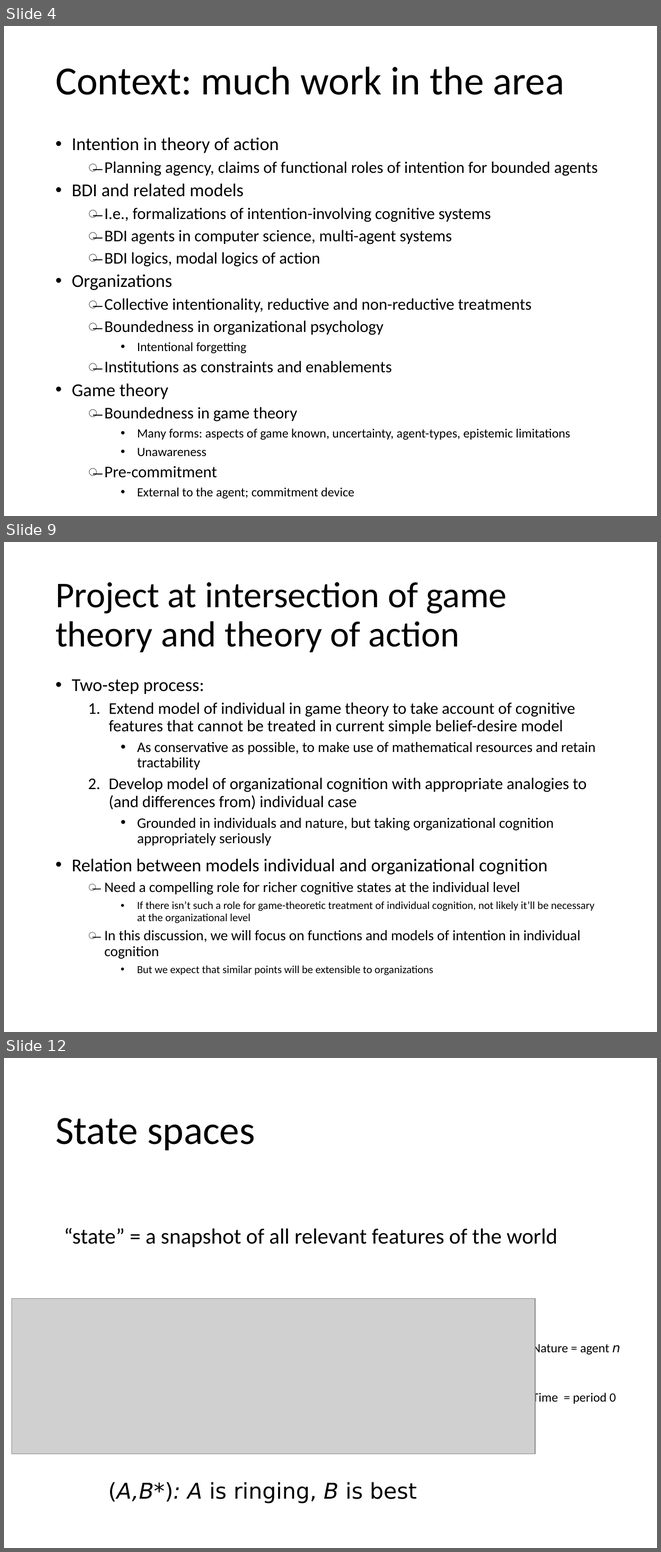
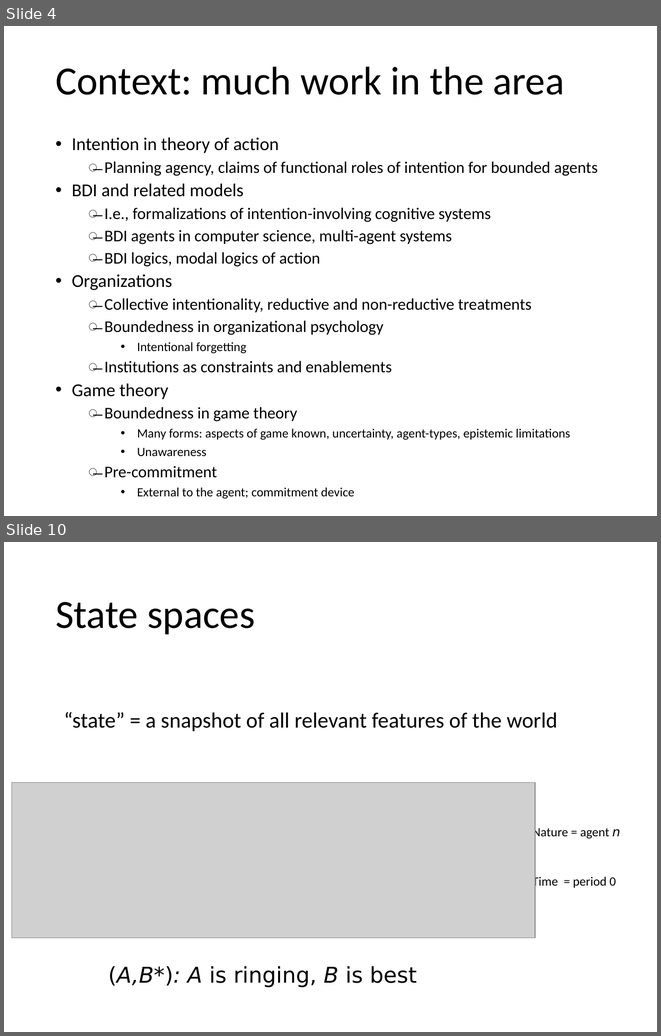
Before and after one commit to mdryall/Epstein-Ryall-Project-1, a slide deck: Preso_Mats/Game theory and intentions for SO2021 2.pptx. Shown one above the other, each under a label of ours: slides 4, 9 and 12 before the commit, slides 4 and 10 after it; the slides between them are not shown. The pictures are 661x1552 and 661x1036 pixels, drawn with LibreOffice and Linux fonts; fonts in the diff are those of the drawing; grey boxes stand for pictures. Boxes give left, top, right and bottom in pixels: in the first picture for what was removed or moved away, otherwise in the second. Text is boxed around its words. In the diff, an @@ line names an element or a change of style, - is before the commit and + after.

```diff
--- a/Preso_Mats/Game theory and intentions for SO2021 2.pptx
+++ b/Preso_Mats/Game theory and intentions for SO2021 2.pptx
@@ slide 9 removed at (x1=4, y1=542, x2=657, y2=1032), background #FFFFFF @@
@@ title removed at (x1=55, y1=582, x2=507, y2=652) @@
-Project at intersection of game theory and theory of action
@@ text removed at (x1=72, y1=679, x2=595, y2=975) @@
-• Two-step process:
-  1. Extend model of individual in game theory to take account of cognitive features that cannot be treated in current simple belief-desire model
-    • As conservative as possible, to make use of mathematical resources and retain tractability
-  2. Develop model of organizational cognition with appropriate analogies to (and differences from) individual case
-    • Grounded in individuals and nature, but taking organizational cognition appropriately seriously
-• Relation between models individual and organizational cognition
-  ̶ Need a compelling role for richer cognitive states at the individual level
-    • If there isn’t such a role for game-theoretic treatment of individual cognition, not likely it’ll be necessary at the organizational level
-  ̶ In this discussion, we will focus on functions and models of intention in individual cognition
-    • But we expect that similar points will be extensible to organizations
@@ what was slide 12 is now slide 10 @@
```
Also in this commit, not shown: 10 slides changed, 1 other slide removed.
